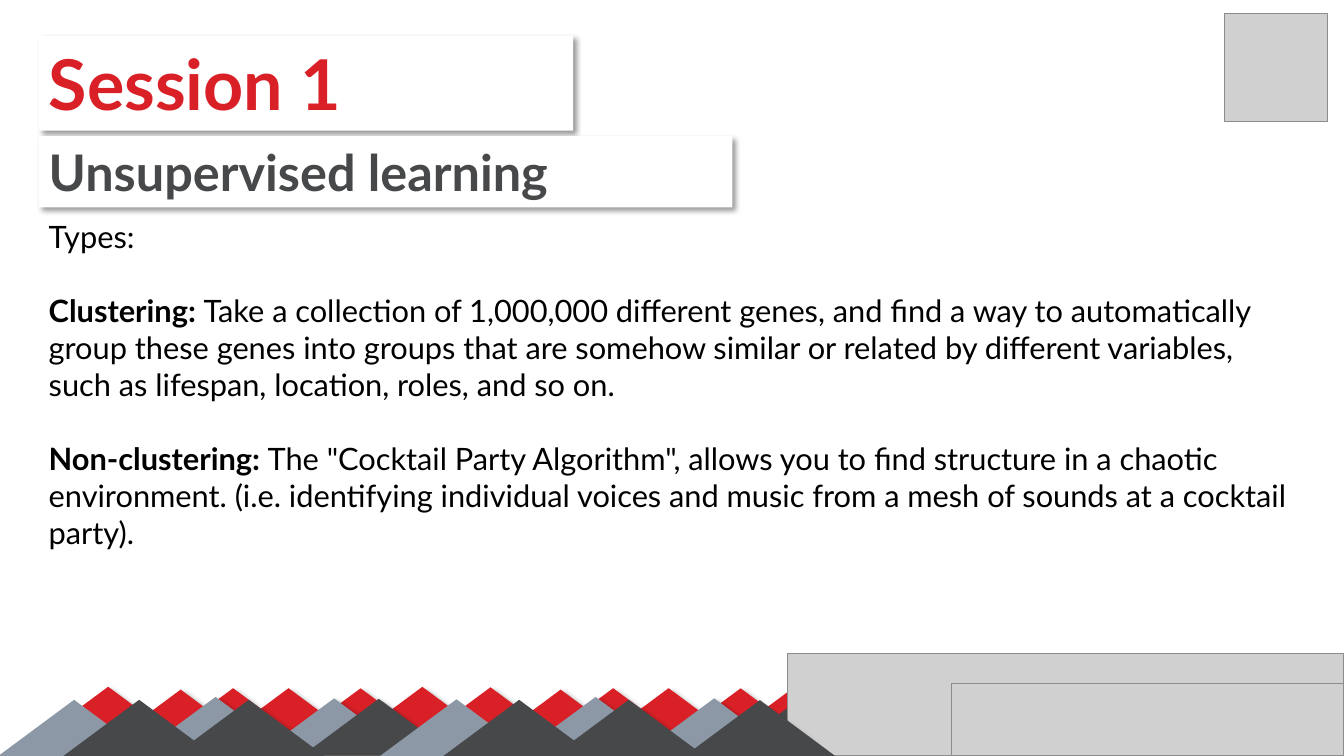
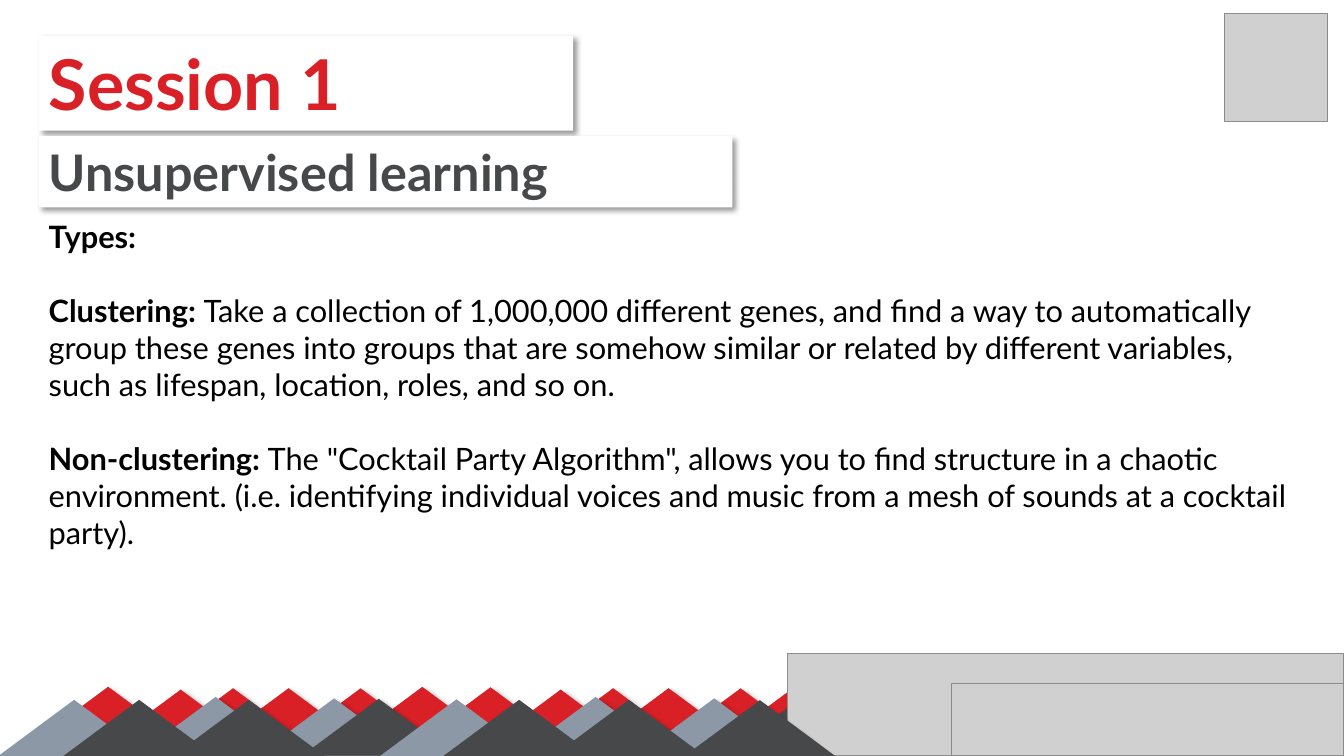
Before and after one commit to SalmaGira/machine-learning-workshop-Kvector, a slide deck: slide 16 of Sessions/Session 1/Session_01.pptx (slide 18 before the commit). Drawn at 1344x756 pixels with LibreOffice and Linux fonts; fonts in the diff are those of the drawing; grey boxes stand for pictures. Boxes give left, top, right and bottom in pixels: in the first picture for what was removed or moved away, otherwise in the second. Text is boxed around its words. In the diff, an @@ line names an element or a change of style, - is before the commit and + after.

```diff
--- a/Sessions/Session 1/Session_01.pptx
+++ b/Sessions/Session 1/Session_01.pptx
@@ text at (x1=49, y1=225, x2=136, y2=253): bold on in "Types:" @@
```
Also in this commit, not shown: 5 other slides changed, 9 slides added, 3 slides removed.
